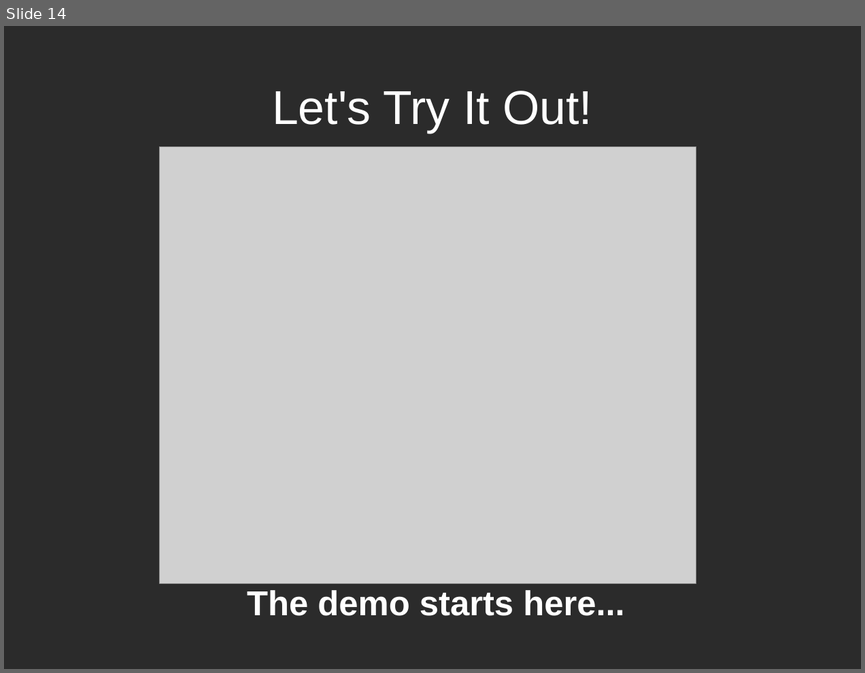
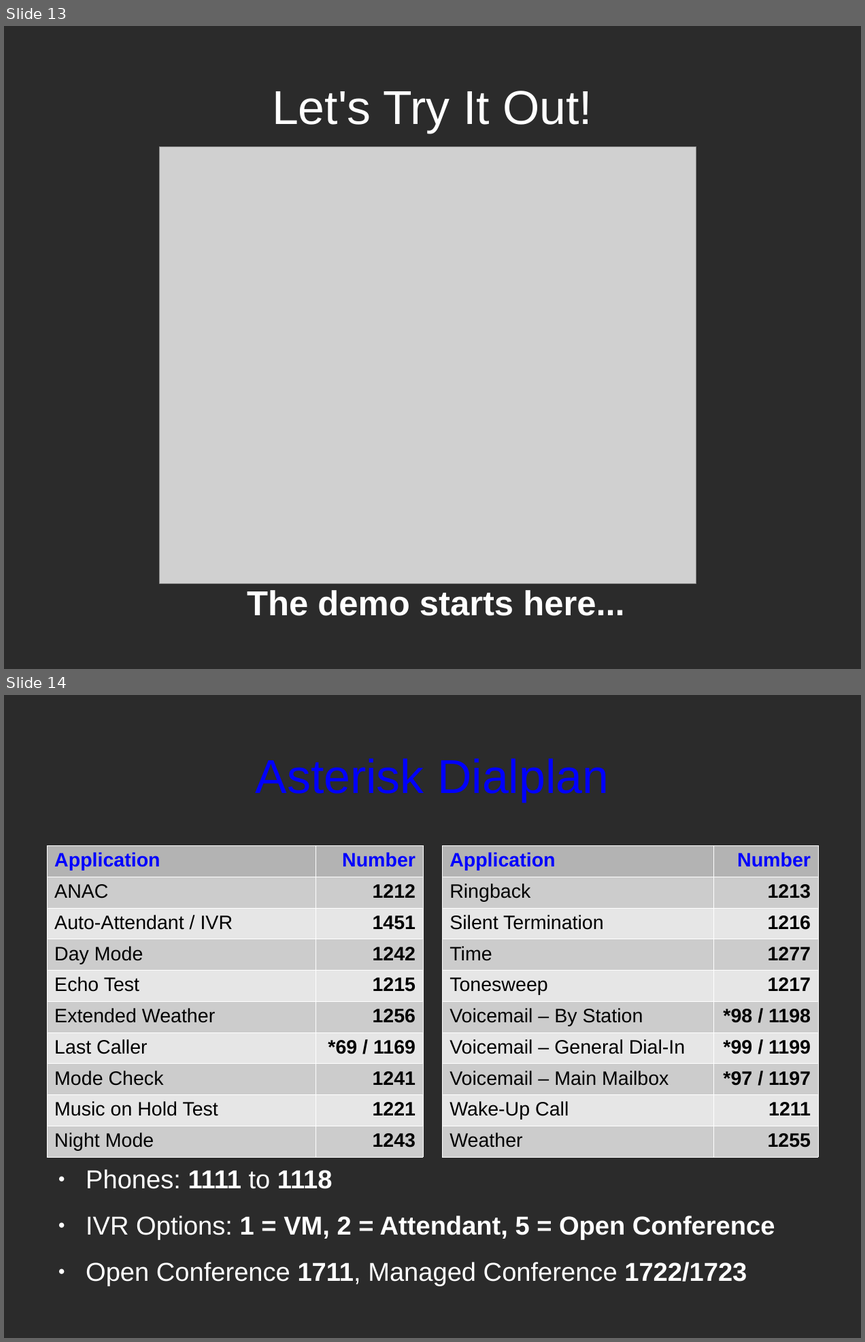
Before and after one commit to jpmcneely/Asterisk, a slide deck: LUG-Demo/Asterisk-Slides.odp. Shown one above the other, each under a label of ours: slide 14 before the commit, slides 13 and 14 after it. The pictures are 865x673 and 865x1342 pixels, drawn with LibreOffice and Linux fonts; fonts in the diff are those of the drawing; grey boxes stand for pictures; background and template pictures are left out; a plain dark background stands for a picture behind light text. Boxes give left, top, right and bottom in pixels: in the first picture for what was removed or moved away, otherwise in the second. Text is boxed around its words. In the diff, an @@ line names an element or a change of style, - is before the commit and + after.

Commit message:
Update slides

```diff
--- a/LUG-Demo/Asterisk-Slides.odp
+++ b/LUG-Demo/Asterisk-Slides.odp
@@ slide 14 added at <box>4,695,861,1338</box>, background picture (left out) @@
@@ title added at <box>256,758,609,802</box>, 44 pt, text #0000FF @@
+Asterisk Dialplan
@@ table added at <box>47,845,423,1153</box>, 10 rows, 2 columns @@
+Application | Number
+ANAC | 1212
+Auto-Attendant / IVR | 1451
+Day Mode | 1242
+Echo Test | 1215
+Extended Weather | 1256
+Last Caller | *69 / 1169
+Mode Check | 1241
+Music on Hold Test | 1221
+Night Mode | 1243
@@ table added at <box>443,845,819,1150</box>, 10 rows, 2 columns @@
+Application | Number
+Ringback | 1213
+Silent Termination | 1216
+Time | 1277
+Tonesweep | 1217
+Voicemail – By Station | *98 / 1198
+Voicemail – General Dial-In | *99 / 1199
+Voicemail – Main Mailbox | *97 / 1197
+Wake-Up Call | 1211
+Weather | 1255
@@ text added at <box>86,1169,775,1286</box>, 24 pt, text #FFFFFF, bold @@
+● Phones: 1111 to 1118
+● IVR Options: 1 = VM, 2 = Attendant, 5 = Open Conference
+● Open Conference 1711, Managed Conference 1722/1723
@@ what was slide 14 is now slide 13 @@
```
Also in this commit, not shown: 1 other slide added, 3 slides removed.
